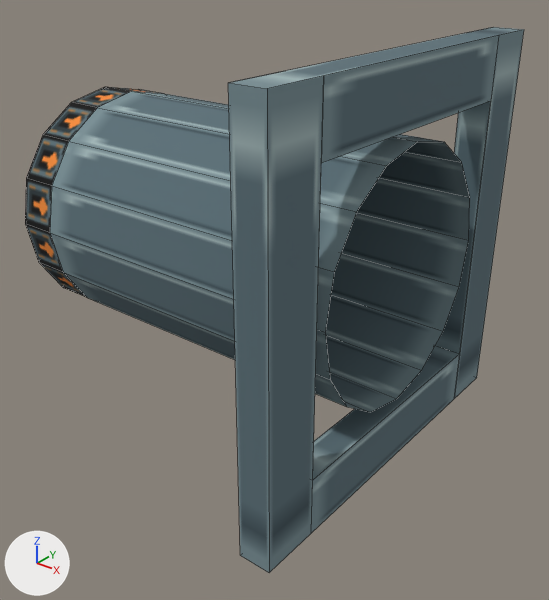
What one commit did to the OBJ model src/main/resources/assets/create_nuclear_industry/models/block/turbine/mesh/inlet_left.obj.
Before and after are seen from a camera (50 mm lens) standing at (1.756, -1.927, 1.218) and looking at (0.619, -0.506, 0.337). The lights are fixed; the arrows at lower left show +X, +Y and +Z. The picture after the commit comes second. Mesh edges are drawn as thin lines. Where no turn or scale is listed for an object, it has been applied to the vertices. Vertices at exactly the same position are counted once.

The older version as bpy lines, for what is in view:
```python
me_inlet_left = bpy.data.meshes.new('inlet_left')
me_inlet_left.from_pydata(...)  # 72 vertices, 62 faces; spans x 0.0..1.0, y -1.0..0.0, z 0.0..1.0
# faces by material slot: [24, 30, 8]
me_inlet_left.materials.append(mat_casing)  # picture img_turbine_casing_panel
me_inlet_left.materials.append(mat_inlet)  # picture img_turbine_inlet
me_inlet_left.materials.append(mat_endcap)  # picture img_turbine_casing_panel
# before: 56 (0.92, -0.85, 0.15), 57 (0.92, -0.15, 0.15) at pixel (434, 345), 58 (0.92, -0.85, 0.85), 59 (0.92, -0.15, 0.85)
ob_inlet_left = bpy.data.objects.new('inlet_left', me_inlet_left)
ob_inlet_left.location = (0.0, 0.0, 0.0)
```
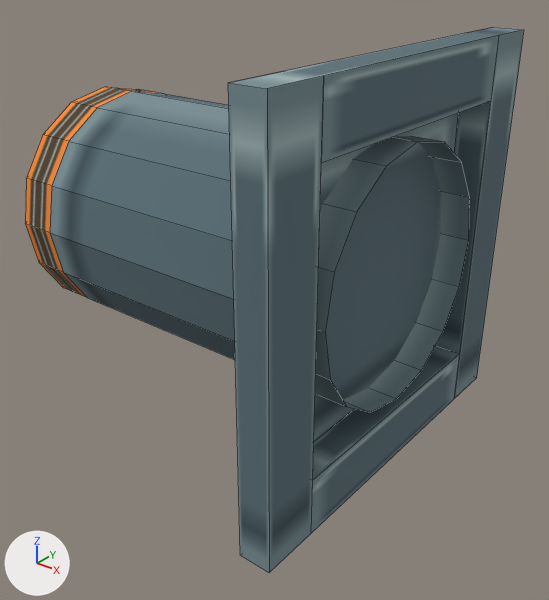
Pixel boxes (x1, y1, x2, y2) of what changed, in the pictures (549 x 600 px):
part 1 of me_inlet_left, added (cyan): after (314, 113, 458, 441)
part 2 of me_inlet_left, surface changed: (25, 87, 470, 410) in both
part 3 of me_inlet_left, recoloured: (25, 87, 163, 297) in both

The change, as a diff of the scene's bpy script:
```diff
--- a/src/main/resources/assets/create_nuclear_industry/models/block/turbine/mesh/inlet_left.obj.py
+++ b/src/main/resources/assets/create_nuclear_industry/models/block/turbine/mesh/inlet_left.obj.py
@@ img_turbine_inlet_side @@
+img_turbine_inlet_side = load_image('turbine_inlet_side', '../../../../textures/block/turbine/turbine_inlet_side.png', 16, 16, 'sRGB')
@@ mat_inside @@
+mat_inside = principled_material('inside')
+mat_inside.texture = img_turbine_casing_panel
+mat_inside.roughness = 1.0
@@ mat_inlet_side @@
+mat_inlet_side = principled_material('inlet_side')
+mat_inlet_side.texture = img_turbine_inlet_side
+mat_inlet_side.roughness = 1.0
@@ me_inlet_left @@
 # used by ob_inlet_left; location = (0.0, 0.0, 0.0)
 # verts and faces of me_inlet_left; kept vertices keep their numbers, new ones are numbered from 72
-me_inlet_left.from_pydata(...)  # 72 vertices, 62 faces; spans x 0.0..1.0, y -1.0..0.0, z 0.0..1.0
+me_inlet_left.from_pydata(...)  # 72 vertices, 63 faces; spans x 0.0..1.0, y -1.0..0.0, z 0.0..1.0
+# me_inlet_left part 1
+faces += [(56, 57, 59, 58)]  # mat_inside (picture img_turbine_casing_panel)
+# me_inlet_left part 2: 32 kept faces spanning x 0.0..1.0, y -0.82..-0.18, z 0.18..0.82 get new texture (UV) coordinates
+# me_inlet_left part 3: 16 faces spanning x 0.0..0.11, y -0.82..-0.18, z 0.18..0.82 switch from mat_inlet (picture img_turbine_inlet) to mat_inlet_side (picture img_turbine_inlet_side)
+# other edits to the shape of me_inlet_left do not show in these pictures
 me_inlet_left.materials.append(mat_casing)
 me_inlet_left.materials.append(mat_endcap)
+me_inlet_left.materials.append(mat_inside)  # picture img_turbine_casing_panel
```
